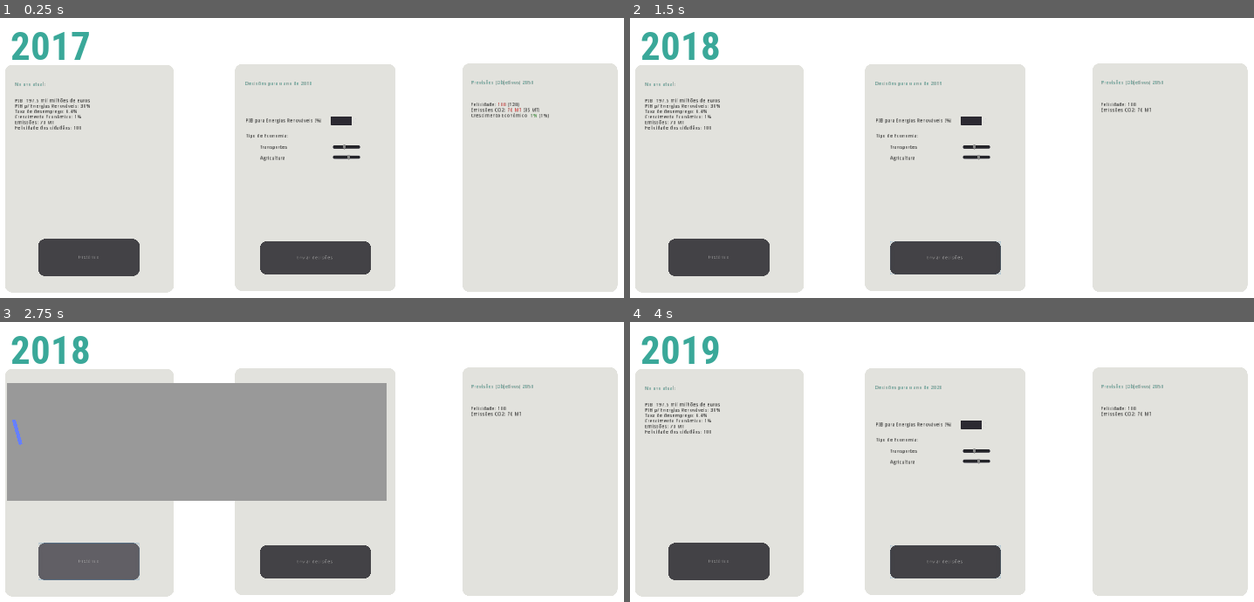
Above: before the commit, frames 1-4 (two rows, left to right).
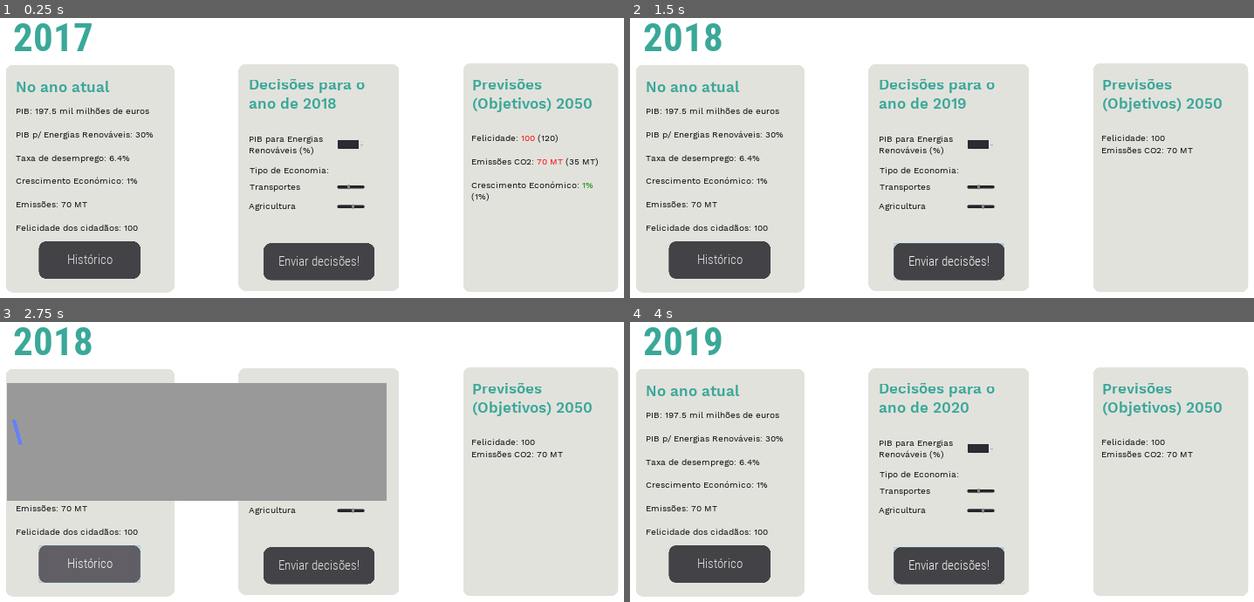
Above: after the commit, the same moments.

Repository: TiagoTaveira/ExergyX
Game: Godot game, scene res://Test.tscn
Same seed, same stepped clock (60 frames per second), same inputs: the game is played once before the commit and once after it.
Inputs:
- Up to frame 1 (0.25 s): no input
- Up to frame 2 (1.5 s): click "Enviar decisões!" at 0.5 s; click "OK" at 1.25 s
- Up to frame 3 (2.75 s): click "Histórico" at 2 s
- Up to frame 4 (4 s): click "Enviar decisões!" at 2.75 s; click "OK" at 3.5 s

The runs differ from the first frame. In frame 1, 8.1% of the frame differs, in the area x 0-100%, y 1-98%; in frame 2, 7.8%; in frame 3, 4.6%; in frame 4, 7.8%.

Commit message:
Use new fonts

Diff:
--- /dev/null
+++ b/FONT_RobotoCondensed-BoldItalic.tres
@@ -0,0 +1,7 @@
+[gd_resource type="DynamicFont" load_steps=2 format=2]
+
+[ext_resource path="res://RobotoCondensed-BoldItalic.ttf" type="DynamicFontData" id=1]
+
+[resource]
+size = 42
+font_data = ExtResource( 1 )
--- /dev/null
+++ b/FONT_RobotoCondensed-Italic.tres
@@ -0,0 +1,7 @@
+[gd_resource type="DynamicFont" load_steps=2 format=2]
+
+[ext_resource path="res://RobotoCondensed-Italic.ttf" type="DynamicFontData" id=1]
+
+[resource]
+size = 42
+font_data = ExtResource( 1 )
--- /dev/null
+++ b/FONT_RobotoCondensed-Light.tres
@@ -0,0 +1,7 @@
+[gd_resource type="DynamicFont" load_steps=2 format=2]
+
+[ext_resource path="res://RobotoCondensed-Light.ttf" type="DynamicFontData" id=1]
+
+[resource]
+size = 36
+font_data = ExtResource( 1 )
--- /dev/null
+++ b/FONT_RobotoCondensed-LightItalic.tres
@@ -0,0 +1,7 @@
+[gd_resource type="DynamicFont" load_steps=2 format=2]
+
+[ext_resource path="res://RobotoCondensed-LightItalic.ttf" type="DynamicFontData" id=1]
+
+[resource]
+size = 42
+font_data = ExtResource( 1 )
--- /dev/null
+++ b/FONT_RobotoCondensed-Regular.tres
@@ -0,0 +1,7 @@
+[gd_resource type="DynamicFont" load_steps=2 format=2]
+
+[ext_resource path="res://RobotoCondensed-Regular.ttf" type="DynamicFontData" id=1]
+
+[resource]
+size = 42
+font_data = ExtResource( 1 )
--- /dev/null
+++ b/FONT_WorkSans-Black.tres
@@ -0,0 +1,7 @@
+[gd_resource type="DynamicFont" load_steps=2 format=2]
+
+[ext_resource path="res://WorkSans-Black.ttf" type="DynamicFontData" id=1]
+
+[resource]
+size = 42
+font_data = ExtResource( 1 )
--- /dev/null
+++ b/FONT_WorkSans-Bold.tres
@@ -0,0 +1,7 @@
+[gd_resource type="DynamicFont" load_steps=2 format=2]
+
+[ext_resource path="res://WorkSans-Bold.ttf" type="DynamicFontData" id=1]
+
+[resource]
+size = 24
+font_data = ExtResource( 1 )
--- /dev/null
+++ b/FONT_WorkSans-ExtraBold.tres
@@ -0,0 +1,7 @@
+[gd_resource type="DynamicFont" load_steps=2 format=2]
+
+[ext_resource path="res://WorkSans-ExtraBold.ttf" type="DynamicFontData" id=1]
+
+[resource]
+size = 42
+font_data = ExtResource( 1 )
--- /dev/null
+++ b/FONT_WorkSans-ExtraLight.tres
@@ -0,0 +1,7 @@
+[gd_resource type="DynamicFont" load_steps=2 format=2]
+
+[ext_resource path="res://WorkSans-ExtraLight.ttf" type="DynamicFontData" id=1]
+
+[resource]
+size = 42
+font_data = ExtResource( 1 )
--- /dev/null
+++ b/FONT_WorkSans-Light.tres
@@ -0,0 +1,7 @@
+[gd_resource type="DynamicFont" load_steps=2 format=2]
+
+[ext_resource path="res://WorkSans-Light.ttf" type="DynamicFontData" id=1]
+
+[resource]
+size = 42
+font_data = ExtResource( 1 )
--- /dev/null
+++ b/FONT_WorkSans-Medium.tres
@@ -0,0 +1,7 @@
+[gd_resource type="DynamicFont" load_steps=2 format=2]
+
+[ext_resource path="res://WorkSans-Medium.ttf" type="DynamicFontData" id=1]
+
+[resource]
+size = 42
+font_data = ExtResource( 1 )
--- /dev/null
+++ b/FONT_WorkSans-Regular.tres
@@ -0,0 +1,6 @@
+[gd_resource type="DynamicFont" load_steps=2 format=2]
+
+[ext_resource path="res://WorkSans-Regular.ttf" type="DynamicFontData" id=1]
+
+[resource]
+font_data = ExtResource( 1 )
--- /dev/null
+++ b/FONT_WorkSans-Regular24.tres
@@ -0,0 +1,7 @@
+[gd_resource type="DynamicFont" load_steps=2 format=2]
+
+[ext_resource path="res://WorkSans-Regular.ttf" type="DynamicFontData" id=1]
+
+[resource]
+size = 24
+font_data = ExtResource( 1 )
--- /dev/null
+++ b/FONT_WorkSans-SemiBold.tres
@@ -0,0 +1,7 @@
+[gd_resource type="DynamicFont" load_steps=2 format=2]
+
+[ext_resource path="res://WorkSans-SemiBold.ttf" type="DynamicFontData" id=1]
+
+[resource]
+size = 42
+font_data = ExtResource( 1 )
--- /dev/null
+++ b/FONT_WorkSans-Thin.tres
@@ -0,0 +1,7 @@
+[gd_resource type="DynamicFont" load_steps=2 format=2]
+
+[ext_resource path="res://WorkSans-Thin.ttf" type="DynamicFontData" id=1]
+
+[resource]
+size = 42
+font_data = ExtResource( 1 )
--- a/Test.tscn
+++ b/Test.tscn
@@ -1,156 +1,168 @@
-[gd_scene load_steps=12 format=2]
+[gd_scene load_steps=16 format=2]
 
 [ext_resource path="res://Test.gd" type="Script" id=1]
 [ext_resource path="res://FONT_RobotoCondensed-Bold.tres" type="DynamicFont" id=2]
 [ext_resource path="res://RoundButtonst.theme" type="Theme" id=3]
-[ext_resource path="res://ObjText.gd" type="Script" id=4]
-[ext_resource path="res://HistText.gd" type="Script" id=5]
-
-[sub_resource type="StyleBoxFlat" id=10]
+[ext_resource path="res://FONT_RobotoCondensed-Light.tres" type="DynamicFont" id=4]
+[ext_resource path="res://FONT_WorkSans-SemiBold.tres" type="DynamicFont" id=5]
+[ext_resource path="res://FONT_WorkSans-Regular24.tres" type="DynamicFont" id=6]
+[ext_resource path="res://FONT_WorkSans-Bold.tres" type="DynamicFont" id=7]
+[ext_resource path="res://ObjText.gd" type="Script" id=8]
+[ext_resource path="res://HistText.gd" type="Script" id=9]
+
+[sub_resource type="StyleBoxFlat" id=1]
 bg_color = Color( 1, 1, 1, 1 )
 expand_margin_left = 960.0
 expand_margin_right = 960.0
 expand_margin_top = 540.0
 expand_margin_bottom = 540.0
 
-[sub_resource type="StyleBoxFlat" id=6]
+[sub_resource type="StyleBoxFlat" id=2]
 bg_color = Color( 0.886275, 0.886275, 0.866667, 1 )
 corner_radius_top_left = 20
 corner_radius_top_right = 20
 corner_radius_bottom_right = 20
 corner_radius_bottom_left = 20
 
-[sub_resource type="StyleBoxFlat" id=7]
+[sub_resource type="StyleBoxFlat" id=3]
 bg_color = Color( 0.886275, 0.886275, 0.866667, 1 )
 corner_radius_top_left = 20
 corner_radius_top_right = 20
 corner_radius_bottom_right = 20
 corner_radius_bottom_left = 20
 
-[sub_resource type="StyleBoxFlat" id=11]
+[sub_resource type="StyleBoxFlat" id=4]
 bg_color = Color( 0.886275, 0.886275, 0.866667, 1 )
 corner_radius_top_left = 20
 corner_radius_top_right = 20
 corner_radius_bottom_right = 20
 corner_radius_bottom_left = 20
 
-[sub_resource type="StyleBoxFlat" id=4]
+[sub_resource type="StyleBoxFlat" id=5]
 bg_color = Color( 0.0470588, 0.00784314, 0.00784314, 1 )
 corner_detail = 9
 shadow_color = Color( 0.388235, 0.458824, 0.278431, 0.6 )
 shadow_size = 5
 
-[sub_resource type="StyleBoxFlat" id=5]
+[sub_resource type="StyleBoxFlat" id=6]
 
 [node name="Panel" type="Panel"]
-margin_left = 0.452074
-margin_top = -0.333405
-margin_right = 1920.45
+margin_left = 1.94475
+margin_top = -0.333435
+margin_right = 1921.94
 margin_bottom = 1078.67
-custom_styles/panel = SubResource( 10 )
+custom_styles/panel = SubResource( 1 )
 script = ExtResource( 1 )
 
 [node name="AnoAtual" type="RichTextLabel" parent="."]
-margin_left = 137.0
-margin_top = 98.0
-margin_right = 494.0
-margin_bottom = 226.0
+margin_left = 141.0
+margin_top = 74.0
+margin_right = 498.0
+margin_bottom = 202.0
 custom_fonts/normal_font = ExtResource( 2 )
 custom_colors/default_color = Color( 0.227451, 0.658824, 0.6, 1 )
 text = "2017"
 scroll_active = false
 
 [node name="GridContainer" type="ItemList" parent="."]
-margin_left = 754.0
+margin_left = 762.0
 margin_top = 211.0
-margin_right = 1196.0
+margin_right = 1204.0
 margin_bottom = 835.0
 rect_pivot_offset = Vector2( -126.604, 50.5367 )
-custom_styles/bg = SubResource( 6 )
+custom_styles/bg = SubResource( 2 )
 max_text_lines = 3
 
 [node name="Button" type="Button" parent="GridContainer"]
 margin_left = 69.0
-margin_top = 487.0
+margin_top = 493.0
 margin_right = 374.0
-margin_bottom = 579.0
+margin_bottom = 594.0
 theme = ExtResource( 3 )
+custom_fonts/font = ExtResource( 4 )
 text = "Enviar decisões!"
 
 [node name="AnoAtual2" type="RichTextLabel" parent="GridContainer"]
-margin_left = 28.0087
-margin_top = 47.0078
-margin_right = 244.009
-margin_bottom = 87.0078
+margin_left = 28.0
+margin_top = 33.0
+margin_right = 428.0
+margin_bottom = 167.0
+custom_fonts/normal_font = ExtResource( 5 )
 custom_colors/default_color = Color( 0.227451, 0.658824, 0.6, 1 )
+custom_colors/font_color_selected = Color( 0, 0, 0, 1 )
 text = "Decisões para o ano de 2018"
 
 [node name="PIBRenovaveis" type="SpinBox" parent="GridContainer"]
-margin_left = 263.595
-margin_top = 144.293
-margin_right = 337.595
-margin_bottom = 168.293
+margin_left = 272.553
+margin_top = 208.293
+margin_right = 346.553
+margin_bottom = 232.293
 value = 30.0
 rounded = true
 
 [node name="CheckButton" type="HSlider" parent="GridContainer"]
-margin_left = 269.362
-margin_top = 208.283
-margin_right = 345.362
-margin_bottom = 248.283
+margin_left = 271.362
+margin_top = 318.283
+margin_right = 347.362
+margin_bottom = 358.283
 value = 40.0
 ticks_on_borders = true
 
 [node name="CheckButton2" type="HSlider" parent="GridContainer"]
-margin_left = 269.362
-margin_top = 237.283
-margin_right = 345.362
-margin_bottom = 277.283
+margin_left = 271.362
+margin_top = 372.283
+margin_right = 347.362
+margin_bottom = 412.283
 value = 60.0
 ticks_on_borders = true
 
 [node name="RichTextLabel" type="RichTextLabel" parent="GridContainer"]
-margin_left = 29.3789
-margin_top = 148.977
-margin_right = 251.379
-margin_bottom = 188.977
+margin_left = 29.0
+margin_top = 189.0
+margin_right = 251.0
+margin_bottom = 270.0
 rect_pivot_offset = Vector2( 0, 21.7076 )
+custom_fonts/normal_font = ExtResource( 6 )
 custom_colors/default_color = Color( 0, 0, 0, 1 )
 text = "PIB para Energias Renováveis (%)"
 
 [node name="RichTextLabel2" type="RichTextLabel" parent="GridContainer"]
 margin_left = 30.228
-margin_top = 190.977
+margin_top = 275.977
 margin_right = 252.228
-margin_bottom = 230.977
+margin_bottom = 315.977
 rect_pivot_offset = Vector2( 0, 21.7076 )
+custom_fonts/bold_font = ExtResource( 7 )
+custom_fonts/normal_font = ExtResource( 6 )
 custom_colors/default_color = Color( 0, 0, 0, 1 )
 text = "Tipo de Economia:"
 
 [node name="RichTextLabel3" type="RichTextLabel" parent="GridContainer"]
-margin_left = 68.599
-margin_top = 221.977
-margin_right = 290.599
-margin_bottom = 261.977
+margin_left = 30.0
+margin_top = 321.0
+margin_right = 252.0
+margin_bottom = 374.0
 rect_pivot_offset = Vector2( 0, 21.7076 )
+custom_fonts/normal_font = ExtResource( 6 )
 custom_colors/default_color = Color( 0, 0, 0, 1 )
 text = "Transportes"
 
 [node name="RichTextLabel4" type="RichTextLabel" parent="GridContainer"]
-margin_left = 68.599
-margin_top = 251.977
-margin_right = 290.599
-margin_bottom = 291.977
+margin_left = 29.0
+margin_top = 375.0
+margin_right = 251.0
+margin_bottom = 418.0
 rect_pivot_offset = Vector2( 0, 21.7076 )
+custom_fonts/normal_font = ExtResource( 6 )
 custom_colors/default_color = Color( 0, 0, 0, 1 )
 text = "Agricultura"
 
 [node name="AcceptDialog" type="AcceptDialog" parent="."]
 visible = true
-margin_left = 794.19
-margin_top = 901.552
-margin_right = 1155.19
-margin_bottom = 1021.55
+margin_left = 791.068
+margin_top = 38.6375
+margin_right = 1152.07
+margin_bottom = 158.635
 size_flags_vertical = 9
 window_title = "Decisões Submetidas"
 dialog_text = "As decisões foram submetidas com sucesso,
@@ -162,29 +174,33 @@
 margin_right = 1805.78
 margin_bottom = 837.54
 rect_pivot_offset = Vector2( 96.828, 113.046 )
-custom_styles/bg = SubResource( 7 )
+custom_styles/bg = SubResource( 3 )
 
 [node name="RichTextLabel2" type="RichTextLabel" parent="GridContainer2"]
-margin_left = 23.351
-margin_top = 106.744
-margin_right = 267.351
-margin_bottom = 179.744
-focus_mode = 2
+margin_left = 23.0
+margin_top = 190.0
+margin_right = 394.0
+margin_bottom = 411.0
+custom_fonts/normal_font = ExtResource( 6 )
 custom_colors/default_color = Color( 0, 0, 0, 1 )
 bbcode_enabled = true
 bbcode_text = "Felicidade: [color=red]100[/color] (120)
+
 Emissões CO2: [color=red]70 MT[/color] (35 MT)
+
 Crescimento Económico: [color=green]1%[/color] (1%)"
 text = "Felicidade: 100 (120)
+
 Emissões CO2: 70 MT (35 MT)
+
 Crescimento Económico: 1% (1%)"
-selection_enabled = true
 
 [node name="RichTextLabel" type="RichTextLabel" parent="GridContainer2"]
-margin_left = 23.9822
-margin_top = 46.4982
-margin_right = 221.982
-margin_bottom = 76.4982
+margin_left = 24.0
+margin_top = 35.0
+margin_right = 400.0
+margin_bottom = 148.0
+custom_fonts/normal_font = ExtResource( 5 )
 custom_colors/default_color = Color( 0.227451, 0.658824, 0.6, 1 )
 text = "Previsões (Objetivos) 2050"
 
@@ -230,45 +246,51 @@
 margin_top = 46.05
 margin_right = 266.0
 margin_bottom = 161.05
-script = ExtResource( 5 )
+script = ExtResource( 9 )
 
 [node name="EstadoAtual" type="ItemList" parent="."]
 margin_left = 121.797
 margin_top = 213.0
 margin_right = 585.797
 margin_bottom = 839.0
-custom_styles/bg = SubResource( 11 )
+custom_styles/bg = SubResource( 4 )
 
 [node name="RichTextLabel" type="RichTextLabel" parent="EstadoAtual"]
-margin_left = 27.4208
-margin_top = 47.2438
-margin_right = 225.421
-margin_bottom = 77.2438
+margin_left = 27.0
+margin_top = 37.0
+margin_right = 421.0
+margin_bottom = 108.0
+custom_fonts/normal_font = ExtResource( 5 )
 custom_colors/default_color = Color( 0.227451, 0.658824, 0.6, 1 )
-text = "No ano atual:"
+text = "No ano atual"
 
 [node name="HistText" type="RichTextLabel" parent="EstadoAtual"]
-margin_left = 27.4972
-margin_top = 91.5397
-margin_right = 276.497
-margin_bottom = 206.54
-focus_mode = 2
+margin_left = 27.0
+margin_top = 112.0
+margin_right = 429.0
+margin_bottom = 469.0
+custom_fonts/normal_font = ExtResource( 6 )
 custom_colors/default_color = Color( 0, 0, 0, 1 )
 text = "PIB: 197.5 mil milhões de euros
+
 PIB p/ Energias Renováveis: 30%
+
 Taxa de desemprego: 6.4%
+
 Crescimento Económico: 1%
+
 Emissões: 70 MT
+
 Felicidade dos cidadãos: 100 "
-selection_enabled = true
 
 [node name="Button" type="Button" parent="EstadoAtual"]
 anchor_right = 1.0
 margin_left = 91.3366
-margin_top = 479.0
+margin_top = 485.845
 margin_right = -93.6634
-margin_bottom = 581.0
+margin_bottom = 587.845
 theme = ExtResource( 3 )
+custom_fonts/font = ExtResource( 4 )
 text = "Histórico"
 
 [node name="PopupPanel" type="PopupPanel" parent="."]
Binary file changed: RoundButtonst.theme
Not shown: 3 places in Test.tscn that only renumber resources
